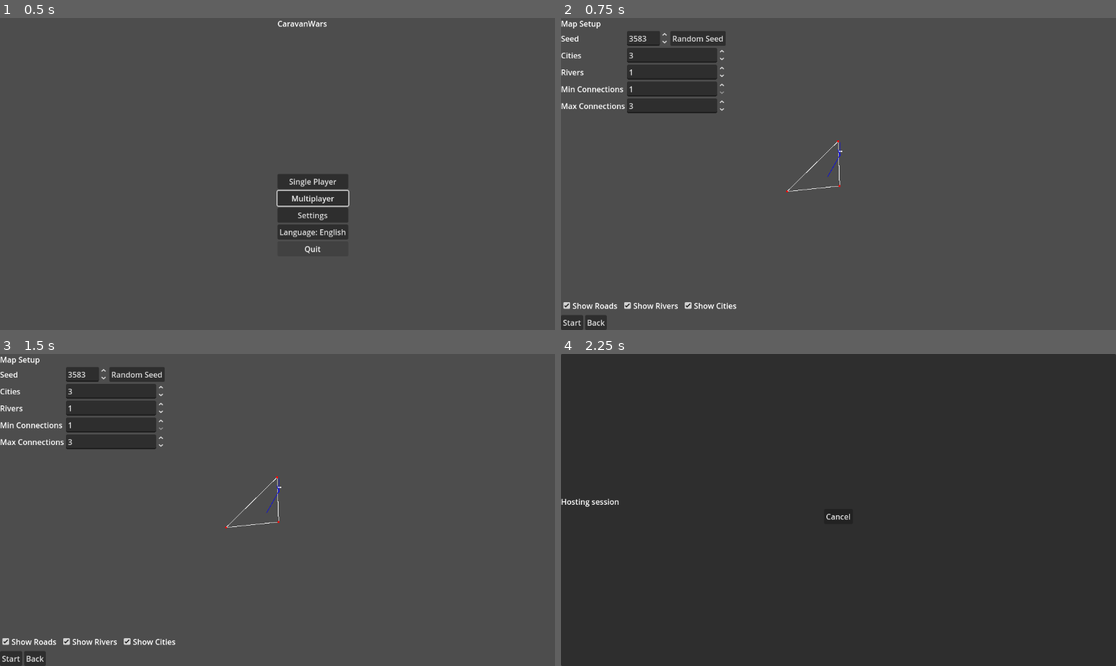
Above: before the commit, frames 1-4 (two rows, left to right).
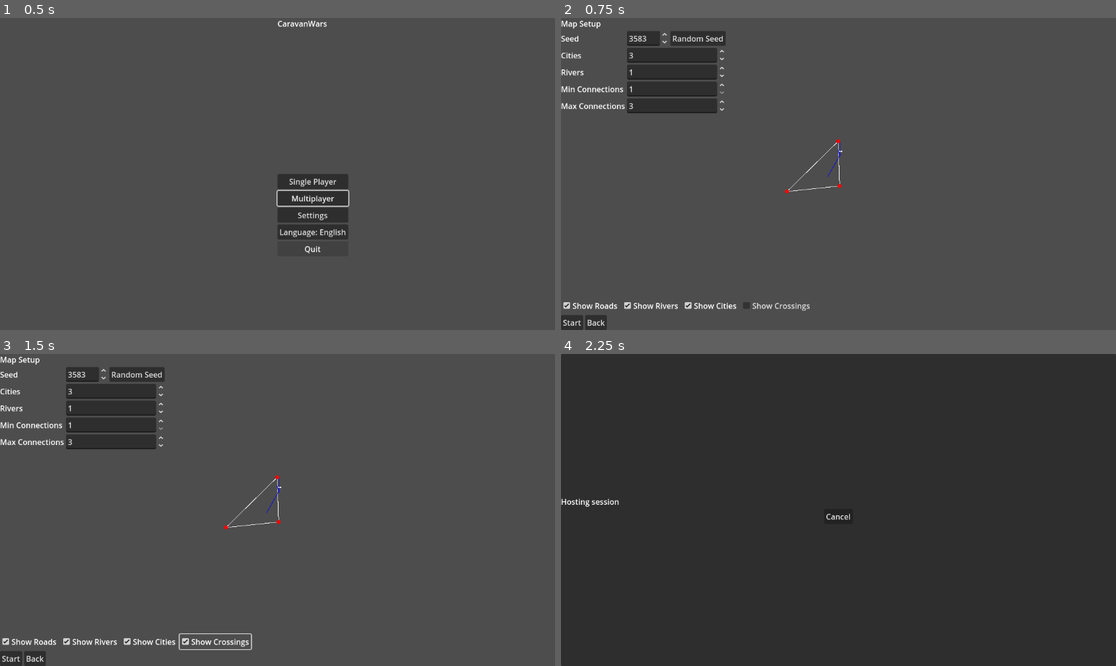
Above: after the commit, the same moments.

Repository: sepa79/CaravanWars
Game: Godot game, scene res://scenes/Main.tscn
Two runs of this game, one before a commit and one after it. Both use one fixed random seed, a clock stepped at 60 frames per second and the inputs below.
Inputs (mouse positions are in pixels of both pictures, inside the frame that each line leads up to):
- Up to frame 1 (0.5 s): no input
- Up to frame 2 (0.75 s): click "Single Player" at 0.5 s
- Up to frame 3 (1.5 s): click (216, 641) at 1.25 s, where only the run after the commit has a clickable "Show Crossings"
- Up to frame 4 (2.25 s): click "Start" at 2 s

Frame 1 is identical in both runs. In frame 2, 0.1% of the frame differs, in the area x 32-51%, y 38-94%; in frame 3, 0.2%, in the area x 32-51%, y 38-95%; in frame 4, nothing differs.

Commit message:
Add crossing filter and visuals

Diff:
--- a/game/i18n/en.cfg
+++ b/game/i18n/en.cfg
@@ -43,6 +43,7 @@
 setup.show_roads="Show Roads"
 setup.show_rivers="Show Rivers"
 setup.show_cities="Show Cities"
+setup.show_crossings="Show Crossings"
 setup.start="Start"
 
 errors.timeout="Connection timeout"
--- a/game/i18n/pl.cfg
+++ b/game/i18n/pl.cfg
@@ -43,6 +43,7 @@
 setup.show_roads="Pokaż drogi"
 setup.show_rivers="Pokaż rzeki"
 setup.show_cities="Pokaż miasta"
+setup.show_crossings="Pokaż skrzyżowania"
 setup.start="Start"
 
 errors.timeout="Przekroczono czas oczekiwania"
--- a/game/ui/MapSetupScreen.gd
+++ b/game/ui/MapSetupScreen.gd
@@ -18,6 +18,7 @@
 @onready var show_roads_check: CheckBox = $VBox/Layers/ShowRoads
 @onready var show_rivers_check: CheckBox = $VBox/Layers/ShowRivers
 @onready var show_cities_check: CheckBox = $VBox/Layers/ShowCities
+@onready var show_crossings_check: CheckBox = $VBox/Layers/ShowCrossings
 @onready var start_button: Button = $VBox/Buttons/Start
 @onready var back_button: Button = $VBox/Buttons/Back
 @onready var main_ui: VBoxContainer = $VBox
@@ -47,9 +48,11 @@
     show_roads_check.toggled.connect(_on_show_roads_toggled)
     show_rivers_check.toggled.connect(_on_show_rivers_toggled)
     show_cities_check.toggled.connect(_on_show_cities_toggled)
+    show_crossings_check.toggled.connect(_on_show_crossings_toggled)
     map_view.set_show_roads(show_roads_check.button_pressed)
     map_view.set_show_rivers(show_rivers_check.button_pressed)
     map_view.set_show_cities(show_cities_check.button_pressed)
+    map_view.set_show_crossings(show_crossings_check.button_pressed)
     _update_texts()
     _generate_map()
     _on_net_state_changed(Net.state)
@@ -65,6 +68,7 @@
     show_roads_check.text = I18N.t("setup.show_roads")
     show_rivers_check.text = I18N.t("setup.show_rivers")
     show_cities_check.text = I18N.t("setup.show_cities")
+    show_crossings_check.text = I18N.t("setup.show_crossings")
     start_button.text = I18N.t("setup.start")
     back_button.text = I18N.t("menu.back")
 
@@ -100,6 +104,9 @@
 func _on_show_cities_toggled(pressed: bool) -> void:
     map_view.set_show_cities(pressed)
 
+func _on_show_crossings_toggled(pressed: bool) -> void:
+    map_view.set_show_crossings(pressed)
+
 func _on_random_seed_pressed() -> void:
     seed_spin.set_block_signals(true)
     var random_value: int = randi() % int(seed_spin.max_value)
--- a/game/ui/MapSetupScreen.tscn
+++ b/game/ui/MapSetupScreen.tscn
@@ -80,6 +80,9 @@
 [node name="ShowCities" type="CheckBox" parent="VBox/Layers"]
 button_pressed = true
 
+[node name="ShowCrossings" type="CheckBox" parent="VBox/Layers"]
+button_pressed = false
+
 [node name="Buttons" type="HBoxContainer" parent="VBox"]
 size_flags_horizontal = 3
 
--- a/game/ui/MapView.gd
+++ b/game/ui/MapView.gd
@@ -12,6 +12,7 @@
 var show_roads: bool = true
 var show_rivers: bool = true
 var show_cities: bool = true
+var show_crossings: bool = false
 
 func set_map_data(data: Dictionary) -> void:
     map_data = data
@@ -71,7 +72,14 @@
                 draw_line(river[i] * draw_scale + offset, river[i + 1] * draw_scale + offset, Color.BLUE, 1.0)
     if show_cities:
         for city in map_data.get("cities", []):
-            draw_circle(city * draw_scale + offset, 2.0, Color.RED)
+            draw_circle(city * draw_scale + offset, 4.0, Color.RED)
+    if show_crossings:
+        for node in roads.get("nodes", {}).values():
+            if node.type == "crossing":
+                var center: Vector2 = node.pos2d * draw_scale + offset
+                var s: float = 4.0
+                draw_line(center + Vector2(-s, -s), center + Vector2(s, s), Color.WHITE, 1.0)
+                draw_line(center + Vector2(-s, s), center + Vector2(s, -s), Color.WHITE, 1.0)
 
 func set_show_roads(value: bool) -> void:
     show_roads = value
@@ -84,3 +92,7 @@
 func set_show_cities(value: bool) -> void:
     show_cities = value
     queue_redraw()
+
+func set_show_crossings(value: bool) -> void:
+    show_crossings = value
+    queue_redraw()
